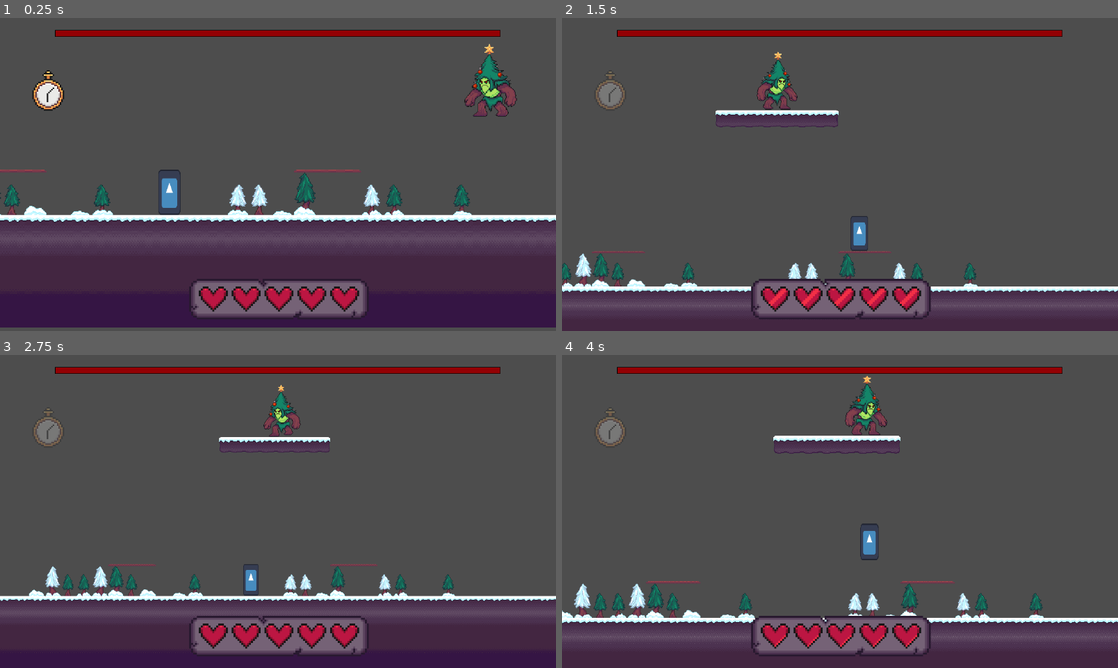
Above: before the commit, frames 1-4 (two rows, left to right).
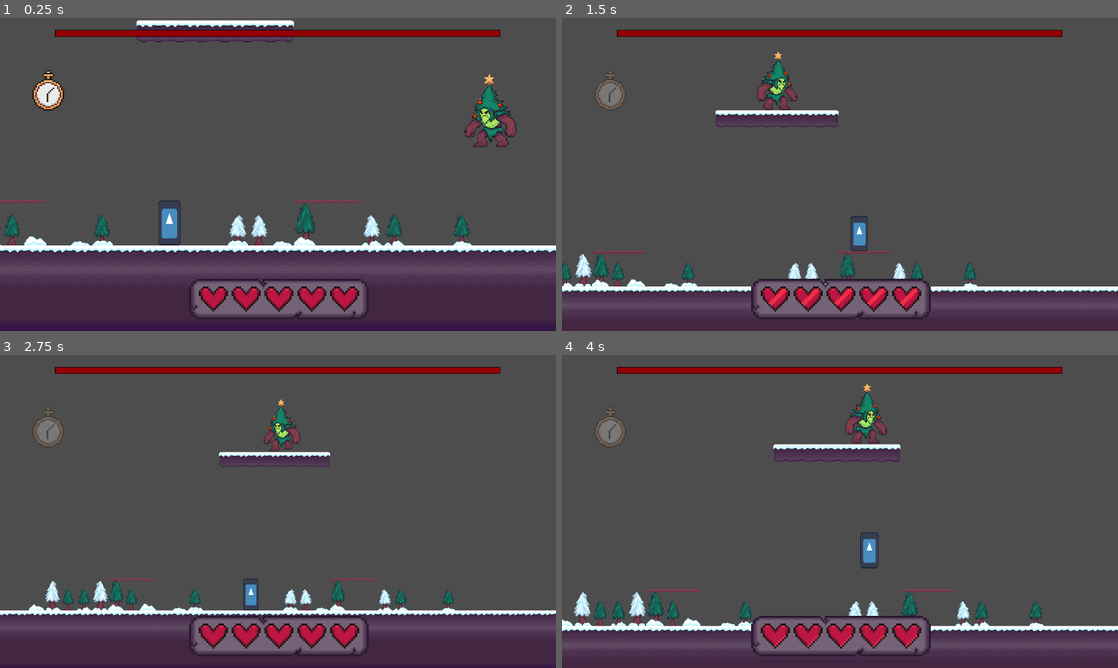
Above: after the commit, the same moments.

Repository: willsattanuparp/wild-jam-76-game
Game: Godot game, scene res://Assets/Scenes/Levels/tree_level.tscn
The game is run twice, just before and just after one commit, with the same random seed, the same clock (stepped at 60 frames per second) and the same inputs. The engine's default icon, where the game draws it, is replaced by a stand-in: a white triangle on a blue panel in a dark square.
Inputs (mouse positions are in pixels of both pictures, inside the frame that each line leads up to):
- Up to frame 1 (0.25 s): no input
- Up to frame 2 (1.5 s): move the mouse to (962, 158) at 0.52 s; hold D (Right) 0.53-1.25 s; tap E (Special) at 0.6 s; click (962, 158) at 0.67 s; tap Space (Jump) at 0.77 s; drag from (728, 190) to (756, 271) at 1.27 s
- Up to frame 3 (2.75 s): move the mouse to (333, 442) at 2.02 s; hold A (Left) from 2.03 s (still down); tap Shift (Crouch) at 2.1 s; tap E (Special) at 2.3 s
- Up to frame 4 (4 s): release A (Left) at 2.75 s; drag from (812, 574) to (673, 464) at 2.77 s; move the mouse to (1006, 558) at 3.52 s; hold D (Right) from 3.53 s (still down); tap E (Special) at 3.6 s; tap Space (Jump) at 3.77 s

The runs differ from the first frame. In frame 1, 18% of the frame differs, in the area x 0-100%, y 0-100%; in frame 2, 0.4%; in frame 3, 11%; in frame 4, 8.0%.

Commit message:
fixed hp bar and tree logic

Diff:
--- a/platformer-test/Assets/Scenes/Levels/tree_level.tscn
+++ b/platformer-test/Assets/Scenes/Levels/tree_level.tscn
@@ -13,6 +13,7 @@
 [ext_resource type="Script" path="res://Scripts/Resources/projectile_resource.gd" id="6_sjbbk"]
 [ext_resource type="PackedScene" uid="uid://b1byvhom0yvmm" path="res://Assets/Scenes/UI/level_ui.tscn" id="7_yh47m"]
 [ext_resource type="Texture2D" uid="uid://dv5a47qm1121m" path="res://Assets/Sprites/Environment/Environment_Sprites_and_Tileset_Winter.png" id="8_t0n4y"]
+[ext_resource type="Script" path="res://addons/ProCam2D/scripts/pcam_room.gd" id="14_ptiat"]
 
 [sub_resource type="TileSetAtlasSource" id="TileSetAtlasSource_i5esj"]
 texture = ExtResource("8_t0n4y")
@@ -288,6 +289,13 @@
 
 [node name="ClockHolder" type="Node2D" parent="."]
 
+[node name="PCamRoom" type="Node2D" parent="."]
+position = Vector2(585, 227)
+script = ExtResource("14_ptiat")
+room_size = Vector2(1400, 800)
+zoom = 1.0
+open_sides = 0
+
 [node name="EnemyTree" parent="." node_paths=PackedStringArray("player", "current_landing", "jump_locations_holder", "projectile_nodes_holder") instance=ExtResource("3_8la7n")]
 position = Vector2(1026, 481)
 player = NodePath("../Player")
@@ -368,6 +376,7 @@
 position = Vector2(650, -104)
 shape = SubResource("RectangleShape2D_tsoka")
 
+[connection signal="update_hp_bar" from="EnemyTree" to="UI/Level_UI" method="_on_enemy_tree_update_hp_bar"]
 [connection signal="ui_heart_damage" from="Player" to="UI/Level_UI" method="_on_player_ui_heart_damage"]
 [connection signal="update_clock_ui" from="Player" to="UI/Level_UI" method="_on_player_update_clock_ui"]
 [connection signal="area_exited" from="ExitArea" to="." method="_on_exit_area_area_exited"]
--- a/platformer-test/Scripts/enemy.gd
+++ b/platformer-test/Scripts/enemy.gd
@@ -331,7 +331,7 @@
 
 func damage(value):
 	health -= value
-	clamp(health,0,100)
+	health = clamp(health,0,100)
 	update_hp_bar.emit(health)
 	if health <= 0:
 		victory.emit()
--- a/platformer-test/Scripts/enemy_tree.gd
+++ b/platformer-test/Scripts/enemy_tree.gd
@@ -7,18 +7,106 @@
 	MAX_SPEED = 100
 
 func tree_throw():
-	pass
+	attack_throw(Vector2.ZERO,true, throw_marker.global_position)
 
+func attack_consecutive(type: int,number_of_projectiles: int,direction: Vector2, time_between_projectiles: float, direct_at_player: bool, time_between_attacks: float, number_of_attacks: int, point: Vector2 = Vector2.ZERO):
+	var projectile = instantiate_projectile_scene(consecutive_scene,consecutive_projectile_resource,point)
+	for i in number_of_attacks:
+		match type:
+			0:
+				animation_player.play("tree_throw")
+			1:
+				attack_burst(number_of_projectiles,point)
+			2:
+				attack_spiral(number_of_projectiles,time_between_projectiles,point)
+			_:
+				printerr("No type!")
+		await get_tree().create_timer(time_between_attacks).timeout
+
+func attack_state_phase_one(delta):
+	if attack_timer > 0:
+		attack_timer -= delta
+	else:
+		attack_timer = initial_attack_timer
+		var rand = randf()
+		if rand < 0.2:
+			attack_consecutive(0,0,Vector2.ZERO,0,true,1.6,5)
+			await animation_player.animation_finished
+		elif rand < 0.6:
+			animation_player.play("tree_yell")
+			attack_spiral(24,.1)
+		elif rand < 0.9:
+			animation_player.play("tree_yell")
+			attack_burst(16)
+		else:
+			animation_player.play("tree_yell")
+	if health < 70:
+		initial_attack_timer = 5.0
+		attack_timer = initial_attack_timer
+		change_attack_state(ATTACK_STATE.PHASE_TWO)
+
+func attack_state_phase_two(delta):
+	if attack_timer > 0:
+		attack_timer -= delta
+	else:
+		attack_timer = initial_attack_timer
+		var rand = randf()
+		if rand < 0.2:
+			pass
+		if rand < 0.6:
+			pass
+		if rand < 0.9:
+			pass
+		else:
+			pass
+	if health < 40:
+		initial_attack_timer = 5.0
+		attack_timer = initial_attack_timer
+		change_attack_state(ATTACK_STATE.PHASE_THREE)
+
+func attack_state_phase_three(delta):
+	if attack_timer > 0:
+		attack_timer -= delta
+	else:
+		attack_timer = initial_attack_timer
+		var rand = randf()
+		if rand < 0.2:
+			pass
+		if rand < 0.6:
+			pass
+		if rand < 0.9:
+			pass
+		else:
+			pass
+	if health < 15:
+		initial_attack_timer = 5.0
+		attack_timer = initial_attack_timer
+		change_attack_state(ATTACK_STATE.PHASE_FINAL)
+
+func attack_state_phase_final(delta):
+	if attack_timer > 0:
+		attack_timer -= delta
+	else:
+		attack_timer = initial_attack_timer
+		var rand = randf()
+		if rand < 0.2:
+			pass
+		if rand < 0.6:
+			pass
+		if rand < 0.9:
+			pass
+		else:
+			pass
 func play_jump_animation(anim_speed):
 	animation_player.speed_scale = anim_speed
 	animation_player.play("tree_jump")
 
 func movement_animations(anim_speed):
 	if !jumping:
-		if direction.x != 0 and !(animation_player.is_playing() and animation_player.current_animation == "tree_walk"):
+		if direction.x != 0 and !(animation_player.is_playing() and (animation_player.current_animation == "tree_walk" or animation_player.current_animation == "tree_throw")):
 			animation_player.speed_scale = anim_speed
 			animation_player.play("tree_walk")
-		elif direction.x == 0 and (animation_player.is_playing() and animation_player.current_animation == "tree_walk"):
+		elif direction.x == 0 and (animation_player.is_playing() and (animation_player.current_animation == "tree_walk" or animation_player.current_animation == "tree_throw")):
 			animation_player.stop()
 		if animation_player.is_playing() and animation_player.current_animation == "tree_walk":
 			if velocity.x > 0:
--- a/platformer-test/Scripts/level_ui.gd
+++ b/platformer-test/Scripts/level_ui.gd
@@ -8,6 +8,7 @@
 	heart_bar.take_damage()
 
 func _on_enemy_tree_update_hp_bar(value: Variant) -> void:
+	print(value)
 	boss_bar.value = value
 
 
--- a/platformer-test/Scripts/player.gd
+++ b/platformer-test/Scripts/player.gd
@@ -88,7 +88,7 @@
 		can_attack = false
 		strike_hitbox.monitoring = true
 	#special - freeze
-	if Input.is_action_just_pressed("Special") and freeze_counter == 4:
+	if Input.is_action_just_pressed("Special") and freeze_counter >= 4:
 		freeze_counter = 0
 		update_clock_ui.emit(freeze_counter)
 		special.emit()
@@ -114,7 +114,7 @@
 func fill_time():
 	freeze_counter += 1
 	update_clock_ui.emit(freeze_counter)
-	clamp(freeze_counter,0,freeze_counter_filled)
+	freeze_counter = clamp(freeze_counter,0,freeze_counter_filled)
 
 func flip_player(face_right):
 	facing_right = face_right
--- a/platformer-test/Scripts/projectile.gd
+++ b/platformer-test/Scripts/projectile.gd
@@ -81,7 +81,7 @@
 		projectile_explode()
 	if body.is_in_group("Enemy"):
 		print("testdamage")
-		body.damage(4)
+		body.damage(5)
 
 func _process(delta: float) -> void:
 	#freezing logic
Not shown: 1 places in platformer-test/Assets/Scenes/Levels/tree_level.tscn that only renumber resources
